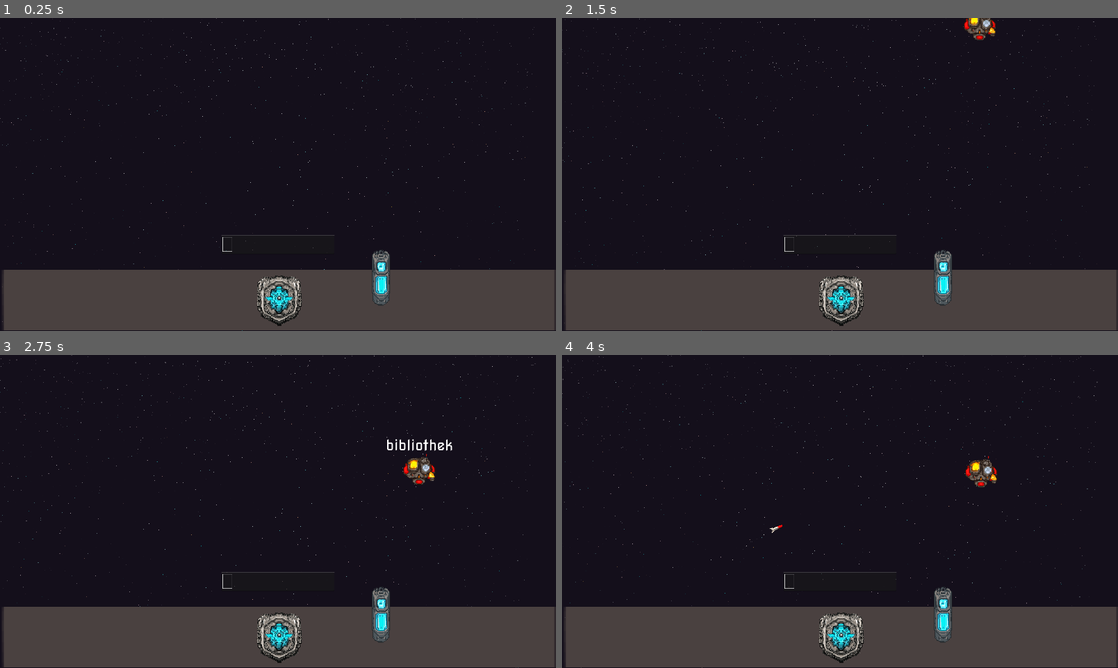
Above: before the commit, frames 1-4 (two rows, left to right).
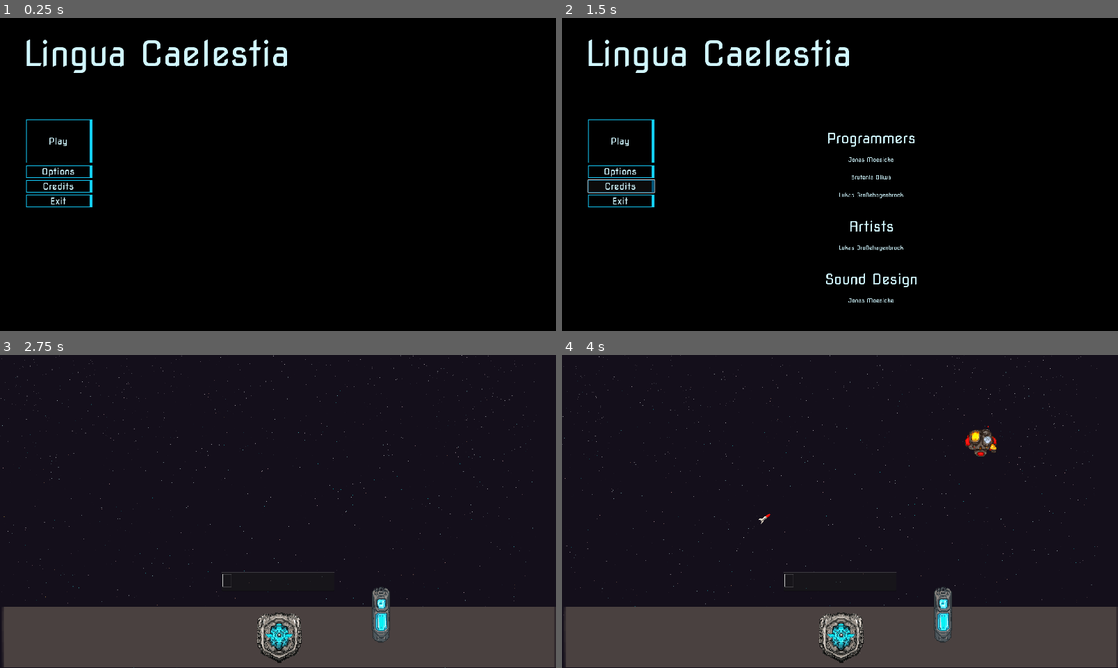
Above: after the commit, the same moments.

Repository: HephaistosForge/LinguaCaelestia
Game: Godot game, scene res://ui/main_menu/main_menu.tscn
Two runs of this game, one before a commit and one after it. Both use one fixed random seed, a clock stepped at 60 frames per second and the inputs below. Before the commit the project starts from res://levels/main.tscn.
Inputs (mouse positions are in pixels of both pictures, inside the frame that each line leads up to):
- Up to frame 1 (0.25 s): no input
- Up to frame 2 (1.5 s): click (623, 171) at 0.5 s, where only the run after the commit has a clickable "Options"; click (623, 187) at 1.25 s, where only the run after the commit has a clickable "Credits"
- Up to frame 3 (2.75 s): click (61, 477) at 2 s, where only the run after the commit has a clickable "Play"
- Up to frame 4 (4 s): click (840, 580) at 2.77 s; type "bibliothek" at 2.85 s

The runs differ from the first frame. In frame 1, 100% of the frame differs, in the area x 0-100%, y 0-100%; in frame 2, 99%; in frame 3, 0.9%; in frame 4, 1.1%.

Commit message:
add main menu add audio manager add theme

Diff:
--- a/IncomingMissileWarning.gd
+++ b/IncomingMissileWarning.gd
@@ -16,8 +16,9 @@
 	tween.set_loops(999)
 
 
-func init(color: Color, text: String, weapon: Node2D, parent: Node2D) -> void:
+func init(language: Language, color: Color, text: String, weapon: Node2D, parent: Node2D) -> void:
 	typed_label.set_text(text)
+	typed_label.set_language(language)
 	icon.modulate = color
 	add_weapon(weapon)
 	typed_label.correctly_typed.connect(parent._on_correctly_typed)
--- /dev/null
+++ b/audio/AudioManager.gd
@@ -0,0 +1,65 @@
+extends Node
+
+const background_music = [
+	]
+
+const alarm = []
+const button_hover = [
+]
+
+const button_click = [
+]
+
+var music_volume = 1
+var sound_volume = 1
+
+@onready var background_player = $BackgroundMusic
+
+
+# Called when the node enters the scene tree for the first time.
+func _ready() -> void:
+	_on_background_music_finished()
+	set_music_volume(music_volume)
+
+# SOUNDS
+
+func play_button_hover():
+	create_sound_player(button_hover.pick_random(), null, false)
+
+func play_button_click():
+	create_sound_player(button_click.pick_random(), null, false)
+
+# HELPER
+
+func create_sound_player(sound, position, modify = true, volume_factor=1):
+	var player
+	if position == null:
+		player = AudioStreamPlayer.new()
+	else:
+		player = AudioStreamPlayer2D.new()
+	get_tree().root.add_child(player)
+	if position:
+		player.global_position = position
+	player.stream = sound
+	player.volume_db = linear_to_db((float(sound_volume*volume_factor)/100.0)*2)
+	player.play()
+	if modify:
+		player.pitch_scale = 1 + randf_range(-0.2, +0.2)
+	player.finished.connect(_on_sound_finished.bind(player))
+
+
+func set_sound_volume(percent:float):
+	sound_volume = percent
+
+
+func set_music_volume(percent:float):
+	music_volume = percent
+	background_player.volume_db = linear_to_db((float(music_volume)/100.0))
+
+
+func _on_background_music_finished() -> void:
+	background_player.stream = background_music.pick_random()
+	background_player.play()
+
+func _on_sound_finished(player) -> void:
+	player.queue_free()
--- /dev/null
+++ b/audio/AudioManager.tscn
@@ -0,0 +1,13 @@
+[gd_scene load_steps=2 format=3 uid="uid://dx1d5an82dwvx"]
+
+[ext_resource type="Script" path="res://audio/AudioManager.gd" id="1_w6s5a"]
+
+[node name="AudioManager" type="Node"]
+script = ExtResource("1_w6s5a")
+
+[node name="BackgroundMusic" type="AudioStreamPlayer" parent="."]
+autoplay = true
+
+[node name="AudioStreamPlayer2D" type="AudioStreamPlayer2D" parent="."]
+
+[connection signal="finished" from="BackgroundMusic" to="." method="_on_background_music_finished"]
--- a/entities/enemies/typed_label.gd
+++ b/entities/enemies/typed_label.gd
@@ -3,6 +3,7 @@
 signal correctly_typed(Node2D)
 
 @export var color: Color = Color.RED
+var language: Language
 
 var map_weird_chars = {
 	"â": "a",
@@ -32,6 +33,10 @@
 func set_color(_color: Color):
 	self.color = _color
 	$Typed.modulate = self.color
+
+
+func set_language(_language: Language):
+	self.language = _language
 
 
 func normalized_string(string: String):
--- a/entities/mothership/ProjectileMarker.gd
+++ b/entities/mothership/ProjectileMarker.gd
@@ -10,11 +10,12 @@
 var shield: Node2D
 
 
-func spawn_shield(color: Color):
-	if shield:
+func spawn_shield(language: Language):
+	if is_instance_valid(shield):
 		shield.queue_free()
 	shield = SHIELD_PREFAB.instantiate()
-	shield.color = color
+	shield.color = language.color
+	shield.language = language
 	self.add_child(shield)
 	shield.position.y -= SHIELD_OFFSET
 
@@ -30,7 +31,7 @@
 	var warning = INCOMING_MISSILE_WARNING_PREFAB.instantiate()
 	impact_warnings[language] = warning
 	add_child(warning)
-	warning.init(language.color, language.shield_words[index], weapon, self)
+	warning.init(language, language.color, language.shield_words[index], weapon, self)
 	refresh_warning_positions()
 	warning.on_dismiss.connect(_on_impact_warning_dismissed)
 
@@ -44,8 +45,12 @@
 		impact_warnings.values()[index].position.y -= (index + 1) * OFFSET
 
 
-func _on_correctly_typed(label):
-	spawn_shield(label.color)
+func _on_correctly_typed(correctly_typed):
+	var language = correctly_typed.language
+	impact_warnings[language].dismiss_warning()
+	impact_warnings.erase(language)
+	spawn_shield(language)
+
 
 
 func _on_impact_warning_dismissed(warning):
--- a/entities/mothership/mothership.gd
+++ b/entities/mothership/mothership.gd
@@ -27,7 +27,3 @@
 func handle_death() -> void:
 	player_death.emit()
 	self.queue_free()
-
-
-func spawn_shield(projectile_target: Node2D):
-	pass
--- a/entities/mothership/mothership.tscn
+++ b/entities/mothership/mothership.tscn
@@ -42,9 +42,6 @@
 
 [node name="ProjectileTargets" type="Node2D" parent="."]
 
-[node name="Marker2D" type="Marker2D" parent="ProjectileTargets"]
-script = ExtResource("7_ymlm2")
-
 [node name="Marker2D2" type="Marker2D" parent="ProjectileTargets"]
 position = Vector2(353, 0)
 script = ExtResource("7_ymlm2")
--- a/project.godot
+++ b/project.godot
@@ -11,7 +11,7 @@
 [application]
 
 config/name="Fischbrotjam 2024"
-run/main_scene="res://levels/main.tscn"
+run/main_scene="res://ui/main_menu/main_menu.tscn"
 config/features=PackedStringArray("4.2", "GL Compatibility")
 boot_splash/bg_color=Color(0.0784314, 0.0588235, 0.105882, 1)
 config/icon="res://icon.svg"
@@ -19,6 +19,7 @@
 [autoload]
 
 Lang="*res://globals/languages.gd"
+AudioManager="*res://audio/AudioManager.tscn"
 
 [display]
 
--- /dev/null
+++ b/ui/main_menu/credits/Credits.gd
@@ -0,0 +1,81 @@
+extends Control
+
+const bold = preload("res://ui/fonts/NovaSquare-Regular.ttf")
+const light = preload("res://ui/fonts/NovaSquare-Regular.ttf")
+const regular = preload("res://ui/fonts/NovaSquare-Regular.ttf")
+
+
+var music = ["Music",
+["Paradox by | e s c p | https://escp-music.bandcamp.com", "Music promoted by https://www.free-stock-music.com", "Creative Commons / Attribution 4.0 International (CC BY 4.0) https://creativecommons.org/licenses/by/4.0/"]
+]
+
+var shader = ["Shaders",
+["Space Background Shader", "Star Nest by ColorauGuiyino\nhttps://godotshaders.com/shader/star-nest/", "MIT License"],
+["Solar Flare Shader", "God Rays by pend00\nhttps://godotshaders.com/shader/god-rays/", "CC0 License"],
+["Ship Shield Shader", "Radial plasma shield segment\nhttps://godotshaders.com/shader/radial-plasma-shield/", "CC0 License"]
+]
+
+var sound = ["Sound Design",
+["Jonas Moesicke",null, null]
+]
+
+var art = ["Artists",
+["Lukas Großehagenbrock",null, null],
+]
+
+var programing = ["Programmers",
+["Jonas Moesicke",null, null],
+["Brutenis Gliwa",null, null],
+["Lukas Großehagenbrock",null, null]
+]
+
+
+var thanks = ["Thanks for Playing!"]
+
+var licensing = ["",
+	[
+		"Deep In Space\n A game by Hephaistos' Forge","2024","MIT License"
+	]
+]
+
+# Called when the node enters the scene tree for the first time.
+func _ready() -> void:
+	create_credits()
+
+
+func create_credits():
+	for section in [programing, art, sound, music, thanks, licensing]:
+		var section_container = VBoxContainer.new()
+		section_container.add_theme_constant_override("separation", 0)
+		var section_header = Label.new()
+		format_label(section_header, bold, 50)
+		section_header.text = section.pop_front()
+
+		self.add_child(section_header)
+		for item in section:
+			var item_container = VBoxContainer.new()
+			item_container.add_theme_constant_override("separation", 2)
+
+			var name_label = Label.new()
+			var author = Label.new()
+			var license = Label.new()
+
+			name_label.text = item[0] if item[0] != null else ""
+			author.text = item[1] if item[1] != null else ""
+			license.text = "licensed under " + item[2] if item[2] != null else ""
+
+			format_label(name_label, regular, 20)
+			format_label(author, regular, 15)
+			format_label(license, light, 10)
+
+			item_container.add_child(name_label)
+			item_container.add_child(author)
+			item_container.add_child(license)
+			section_container.add_child(item_container)
+		self.add_child(section_container)
+
+
+func format_label(label, font, font_size, alignment = HORIZONTAL_ALIGNMENT_CENTER):
+	label.horizontal_alignment = alignment
+	label.add_theme_font_override("font", font)
+	label.add_theme_font_size_override("font_size", font_size)
--- /dev/null
+++ b/ui/main_menu/credits/Credits.tscn
@@ -0,0 +1,17 @@
+[gd_scene load_steps=2 format=3 uid="uid://t2fq0e5biqhp"]
+
+[ext_resource type="Script" path="res://ui/main_menu/credits/Credits.gd" id="1_3x0is"]
+
+[node name="Credits" type="VBoxContainer"]
+anchors_preset = 15
+anchor_right = 1.0
+anchor_bottom = 1.0
+grow_horizontal = 2
+grow_vertical = 2
+theme_override_constants/separation = 30
+script = ExtResource("1_3x0is")
+
+[node name="ColorRect" type="ColorRect" parent="."]
+custom_minimum_size = Vector2(10, 150)
+layout_mode = 2
+color = Color(1, 1, 1, 0)
--- /dev/null
+++ b/ui/main_menu/main_menu.gd
@@ -0,0 +1,72 @@
+extends Control
+
+const CREDITS_PREFAB = preload("res://ui/main_menu/credits/Credits.tscn")
+const OPTIONS_PREFAB = preload("res://ui/main_menu/options/options.tscn")
+
+enum display_types {
+	OPTIONS,
+	CREDITS,
+	MULTIPLAYER,
+	MULTIPLAYER_LOBBY
+}
+
+var max_parallax = 20000
+var currently_displayed = null
+var currently_displayed_type = null
+var target: Vector2 = Vector2.ZERO
+var curr: Vector2 = Vector2.ZERO
+var speed = 20
+
+
+func _ready() -> void:
+	target = get_random_target()
+
+func _process(delta: float) -> void:
+	curr += curr.direction_to(target).normalized() * delta * speed
+	if curr.distance_to(target) <= 20:
+		target = get_random_target()
+
+	if currently_displayed == null:
+		return
+	if currently_displayed_type == display_types.CREDITS:
+		currently_displayed.position.y -= 30 * delta
+
+func get_random_target():
+	return Vector2(randi_range(-max_parallax, max_parallax), randi_range(-max_parallax, max_parallax))
+
+
+func _on_play_pressed() -> void:
+	_on_button_click()
+	get_tree().change_scene_to_file("res://levels/main.tscn")
+
+
+func _on_options_pressed() -> void:
+	if currently_displayed != null:
+		currently_displayed.queue_free()
+	var options = OPTIONS_PREFAB.instantiate()
+	$MarginContainer/VBoxContainer.add_child(options)
+	currently_displayed = options
+	currently_displayed_type = display_types.OPTIONS
+	_on_button_click()
+
+
+func _on_credits_pressed() -> void:
+	if currently_displayed != null:
+		currently_displayed.queue_free()
+	var credits = CREDITS_PREFAB.instantiate()
+	$MarginContainer/VBoxContainer.add_child(credits)
+	currently_displayed = credits
+	currently_displayed_type = display_types.CREDITS
+	_on_button_click()
+
+
+func _on_exit_pressed() -> void:
+	_on_button_click()
+	get_tree().quit()
+
+
+func _on_button_hover() -> void:
+	AudioManager.play_button_hover()
+
+func _on_button_click() -> void:
+	AudioManager.play_button_click()
--- /dev/null
+++ b/ui/main_menu/main_menu.tscn
@@ -0,0 +1,124 @@
+[gd_scene load_steps=3 format=3 uid="uid://co1vd8dbimgqj"]
+
+[ext_resource type="Theme" uid="uid://dyt6gjv55e2dy" path="res://ui/main_menu/menu_theme.tres" id="1_lfw8c"]
+[ext_resource type="Script" path="res://ui/main_menu/main_menu.gd" id="2_va1mr"]
+
+[node name="MainMenu" type="Control" groups=["main_menu"]]
+layout_mode = 3
+anchors_preset = 15
+anchor_right = 1.0
+anchor_bottom = 1.0
+grow_horizontal = 2
+grow_vertical = 2
+theme = ExtResource("1_lfw8c")
+script = ExtResource("2_va1mr")
+
+[node name="ColorRect" type="ColorRect" parent="."]
+z_index = -2
+layout_mode = 1
+anchors_preset = 15
+anchor_right = 1.0
+anchor_bottom = 1.0
+grow_horizontal = 2
+grow_vertical = 2
+color = Color(0, 0, 0, 1)
+
+[node name="ColorRect2" type="ColorRect" parent="."]
+z_index = 2
+layout_mode = 1
+anchors_preset = 15
+anchor_right = 1.0
+anchor_bottom = 1.0
+offset_bottom = -820.0
+grow_horizontal = 2
+grow_vertical = 2
+color = Color(1, 1, 1, 0)
+
+[node name="ColorRect3" type="ColorRect" parent="."]
+z_index = 2
+layout_mode = 1
+anchors_preset = 15
+anchor_right = 1.0
+anchor_bottom = 1.0
+offset_top = 1042.0
+offset_bottom = 1.0
+grow_horizontal = 2
+grow_vertical = 2
+color = Color(0, 0, 0, 1)
+
+[node name="VBoxContainer2" type="VBoxContainer" parent="."]
+layout_mode = 1
+anchors_preset = 15
+anchor_right = 1.0
+anchor_bottom = 1.0
+grow_horizontal = 2
+grow_vertical = 2
+
+[node name="MarginContainer" type="MarginContainer" parent="VBoxContainer2"]
+layout_mode = 2
+theme_override_constants/margin_left = 80
+theme_override_constants/margin_top = 50
+
+[node name="Label" type="Label" parent="VBoxContainer2/MarginContainer"]
+z_index = 3
+layout_mode = 2
+theme_override_font_sizes/font_size = 120
+text = "Lingua Caelestia"
+
+[node name="HBoxContainer" type="HBoxContainer" parent="VBoxContainer2"]
+layout_mode = 2
+size_flags_vertical = 3
+
+[node name="MarginContainer2" type="MarginContainer" parent="VBoxContainer2/HBoxContainer"]
+layout_mode = 2
+theme_override_constants/margin_left = 90
+theme_override_constants/margin_top = 150
+
+[node name="VBoxContainer" type="VBoxContainer" parent="VBoxContainer2/HBoxContainer/MarginContainer2"]
+custom_minimum_size = Vector2(230, 0)
+layout_mode = 2
+size_flags_horizontal = 0
+theme_override_constants/separation = 8
+
+[node name="Play" type="Button" parent="VBoxContainer2/HBoxContainer/MarginContainer2/VBoxContainer"]
+custom_minimum_size = Vector2(0, 150)
+layout_mode = 2
+text = "Play"
+
+[node name="Options" type="Button" parent="VBoxContainer2/HBoxContainer/MarginContainer2/VBoxContainer"]
+layout_mode = 2
+text = "Options"
+
+[node name="Credits" type="Button" parent="VBoxContainer2/HBoxContainer/MarginContainer2/VBoxContainer"]
+layout_mode = 2
+text = "Credits"
+
+[node name="Exit" type="Button" parent="VBoxContainer2/HBoxContainer/MarginContainer2/VBoxContainer"]
+layout_mode = 2
+text = "Exit"
+
+[node name="MarginContainer" type="MarginContainer" parent="."]
+clip_contents = true
+layout_mode = 2
+offset_left = 294.0
+offset_top = 210.0
+offset_right = 1863.0
+offset_bottom = 1033.0
+size_flags_horizontal = 3
+theme_override_constants/margin_left = 60
+theme_override_constants/margin_right = 80
+theme_override_constants/margin_bottom = 80
+
+[node name="VBoxContainer" type="CenterContainer" parent="MarginContainer"]
+z_index = 1
+layout_mode = 2
+size_flags_horizontal = 3
+
+[connection signal="mouse_entered" from="VBoxContainer2/HBoxContainer/MarginContainer2/VBoxContainer/Play" to="." method="_on_button_hover"]
+[connection signal="pressed" from="VBoxContainer2/HBoxContainer/MarginContainer2/VBoxContainer/Play" to="." method="_on_play_pressed"]
+[connection signal="mouse_entered" from="VBoxContainer2/HBoxContainer/MarginContainer2/VBoxContainer/Options" to="." method="_on_button_hover"]
+[connection signal="pressed" from="VBoxContainer2/HBoxContainer/MarginContainer2/VBoxContainer/Options" to="." method="_on_options_pressed"]
+[connection signal="mouse_entered" from="VBoxContainer2/HBoxContainer/MarginContainer2/VBoxContainer/Credits" to="." method="_on_button_hover"]
+[connection signal="pressed" from="VBoxContainer2/HBoxContainer/MarginContainer2/VBoxContainer/Credits" to="." method="_on_credits_pressed"]
+[connection signal="mouse_entered" from="VBoxContainer2/HBoxContainer/MarginContainer2/VBoxContainer/Exit" to="." method="_on_button_hover"]
+[connection signal="pressed" from="VBoxContainer2/HBoxContainer/MarginContainer2/VBoxContainer/Exit" to="." method="_on_exit_pressed"]
--- /dev/null
+++ b/ui/main_menu/menu_theme.tres
@@ -0,0 +1,128 @@
+[gd_resource type="Theme" load_steps=16 format=3 uid="uid://dyt6gjv55e2dy"]
+
+[ext_resource type="FontFile" uid="uid://durggn5l07xfn" path="res://ui/fonts/NovaSquare-Regular.ttf" id="1_gxruy"]
+
+[sub_resource type="StyleBoxFlat" id="StyleBoxFlat_yrrb4"]
+bg_color = Color(0.6, 0.6, 0.6, 0)
+border_width_left = 2
+border_width_top = 2
+border_width_right = 10
+border_width_bottom = 2
+border_color = Color(0.105882, 0.243137, 0.486275, 1)
+
+[sub_resource type="StyleBoxFlat" id="StyleBoxFlat_xc5rd"]
+bg_color = Color(0.870588, 0.870588, 0.870588, 0.054902)
+border_width_left = 2
+border_width_top = 2
+border_width_right = 10
+border_width_bottom = 2
+border_color = Color(0, 0.337255, 0.470588, 1)
+
+[sub_resource type="StyleBoxFlat" id="StyleBoxFlat_ndexh"]
+bg_color = Color(0, 0, 0, 0)
+border_width_left = 2
+border_width_top = 2
+border_width_right = 10
+border_width_bottom = 2
+border_color = Color(0.0784314, 0.811765, 1, 1)
+
+[sub_resource type="StyleBoxFlat" id="StyleBoxFlat_hktmd"]
+bg_color = Color(0.870588, 0.870588, 0.870588, 0.054902)
+border_width_left = 2
+border_width_top = 2
+border_width_right = 10
+border_width_bottom = 2
+border_color = Color(0, 0.337255, 0.470588, 1)
+
+[sub_resource type="StyleBoxFlat" id="StyleBoxFlat_0ilei"]
+bg_color = Color(0.870588, 0.870588, 0.870588, 0.054902)
+border_width_left = 2
+border_width_top = 2
+border_width_right = 10
+border_width_bottom = 2
+border_color = Color(0, 0.337255, 0.470588, 1)
+
+[sub_resource type="StyleBoxFlat" id="StyleBoxFlat_3sq7x"]
+bg_color = Color(0, 0, 0, 0)
+border_width_left = 2
+border_width_top = 2
+border_width_right = 10
+border_width_bottom = 2
+border_color = Color(0.0793812, 0.813588, 1, 1)
+
+[sub_resource type="StyleBoxFlat" id="StyleBoxFlat_a5y5d"]
+bg_color = Color(0, 0, 0, 0)
+border_width_left = 2
+border_width_top = 2
+border_width_right = 10
+border_width_bottom = 2
+border_color = Color(0.0793812, 0.813588, 1, 1)
+
+[sub_resource type="StyleBoxLine" id="StyleBoxLine_ru043"]
+color = Color(0.819608, 0.968627, 1, 1)
+
+[sub_resource type="StyleBoxFlat" id="StyleBoxFlat_gju7g"]
+bg_color = Color(0, 0, 0, 0)
+border_width_left = 2
+border_width_top = 2
+border_width_right = 10
+border_width_bottom = 2
+border_color = Color(0, 0, 0, 1)
+
+[sub_resource type="StyleBoxFlat" id="StyleBoxFlat_8ug8w"]
+bg_color = Color(0, 0, 0, 1)
+
+[sub_resource type="StyleBoxFlat" id="StyleBoxFlat_yc4rx"]
+bg_color = Color(0, 0, 0, 0)
+border_width_left = 2
+border_width_top = 2
+border_width_right = 10
+border_width_bottom = 2
+border_color = Color(0.0793812, 0.813588, 1, 1)
+expand_margin_left = 1.0
+expand_margin_top = 1.0
+expand_margin_bottom = 1.0
+
+[sub_resource type="StyleBoxFlat" id="StyleBoxFlat_5m6ed"]
+bg_color = Color(0.00392157, 0.00392157, 0.168627, 1)
+border_width_bottom = 1
+border_color = Color(0.0793812, 0.813588, 1, 1)
+
+[sub_resource type="StyleBoxFlat" id="StyleBoxFlat_yhfqt"]
+bg_color = Color(0.00392157, 0.00392157, 0.168627, 1)
+
+[sub_resource type="StyleBoxFlat" id="StyleBoxFlat_76blc"]
+bg_color = Color(0.00392157, 0.00392157, 0.168627, 1)
+corner_radius_top_left = 8
+corner_radius_top_right = 8
+corner_radius_bottom_right = 8
+corner_radius_bottom_left = 8
+
+[resource]
+Button/colors/font_color = Color(0.819608, 0.968627, 1, 1)
+Button/colors/font_hover_color = Color(0.819608, 0.968627, 1, 1)
+Button/font_sizes/font_size = 32
+Button/fonts/font = ExtResource("1_gxruy")
+Button/styles/disabled = SubResource("StyleBoxFlat_yrrb4")
+Button/styles/hover = SubResource("StyleBoxFlat_xc5rd")
+Button/styles/normal = SubResource("StyleBoxFlat_ndexh")
+CheckBox/styles/disabled = null
+CheckBox/styles/focus = null
+CheckBox/styles/hover = SubResource("StyleBoxFlat_hktmd")
+CheckBox/styles/hover_pressed = SubResource("StyleBoxFlat_0ilei")
+CheckBox/styles/normal = SubResource("StyleBoxFlat_3sq7x")
+CheckBox/styles/pressed = SubResource("StyleBoxFlat_a5y5d")
+HSeparator/styles/separator = SubResource("StyleBoxLine_ru043")
+HSlider/styles/grabber_area = SubResource("StyleBoxFlat_gju7g")
+HSlider/styles/grabber_area_highlight = SubResource("StyleBoxFlat_8ug8w")
+HSlider/styles/slider = SubResource("StyleBoxFlat_yc4rx")
+Label/colors/font_color = Color(0.819608, 0.968627, 1, 1)
+Label/font_sizes/font_size = 20
+Label/fonts/font = ExtResource("1_gxruy")
+LineEdit/fonts/font = null
+LineEdit/styles/normal = SubResource("StyleBoxFlat_5m6ed")
+Panel/styles/panel = SubResource("StyleBoxFlat_yhfqt")
+PanelContainer/styles/panel = SubResource("StyleBoxFlat_76blc")
+RichTextLabel/colors/default_color = Color(0.819608, 0.968627, 1, 1)
+RichTextLabel/fonts/bold_font = null
+RichTextLabel/fonts/normal_font = null
--- /dev/null
+++ b/ui/main_menu/options/options.gd
@@ -0,0 +1,43 @@
+extends VBoxContainer
+
+@onready var music_slide = $Musik/CenterContainer2/Music_Slide
+@onready var music_val = $Musik/MusicVal
+@onready var sound_slide = $Sound/CenterContainer/Sound_Slide
+@onready var sound_val = $Sound/SoundVal
+@onready var check_box = $TutorialCheck/CheckBox
+
+
+func _ready() -> void:
+	music_slide.value = get_music_volume()
+	sound_slide.value = get_sound_volume()
+
+
+func get_music_volume():
+	return AudioManager.music_volume
+
+
+func set_music_volume(value):
+	AudioManager.set_music_volume(value)
+
+
+func get_sound_volume():
+	return AudioManager.sound_volume
+
+
+func set_sound_volume(value):
+	AudioManager.set_sound_volume(value)
+
+
+func _on_sound_slide_value_changed(value: float) -> void:
+	sound_val.text = str(value)
+	set_sound_volume(value)
+
+
+func _on_music_slide_value_changed(value: float) -> void:
+	music_val.text = str(value)
+	set_music_volume(value)
+
+
+func _on_sound_slide_drag_ended(_value_changed: bool) -> void:
+	pass
+	#AudioManager.play_attach_velocity_block(null)
--- /dev/null
+++ b/ui/main_menu/options/options.tscn
@@ -0,0 +1,63 @@
+[gd_scene load_steps=3 format=3 uid="uid://bm05tr65hiukv"]
+
+[ext_resource type="Theme" uid="uid://dyt6gjv55e2dy" path="res://ui/main_menu/menu_theme.tres" id="1_ihvt1"]
+[ext_resource type="Script" path="res://ui/main_menu/options/options.gd" id="2_fqv7p"]
+
+[node name="Options" type="VBoxContainer"]
+offset_right = 616.0
+offset_bottom = 56.0
+size_flags_horizontal = 8
+theme = ExtResource("1_ihvt1")
+script = ExtResource("2_fqv7p")
+
+[node name="Musik" type="HBoxContainer" parent="."]
+layout_mode = 2
+theme_override_constants/separation = 10
+alignment = 2
+
+[node name="Label" type="Label" parent="Musik"]
+layout_mode = 2
+text = "Music Volume"
+
+[node name="CenterContainer2" type="CenterContainer" parent="Musik"]
+layout_mode = 2
+
+[node name="Music_Slide" type="HSlider" parent="Musik/CenterContainer2"]
+custom_minimum_size = Vector2(400, 0)
+layout_mode = 2
+value = 100.0
+ticks_on_borders = true
+
+[node name="MusicVal" type="Label" parent="Musik"]
+custom_minimum_size = Vector2(40, 0)
+layout_mode = 2
+text = "100"
+horizontal_alignment = 1
+
+[node name="Sound" type="HBoxContainer" parent="."]
+layout_mode = 2
+theme_override_constants/separation = 10
+alignment = 2
+
+[node name="Label" type="Label" parent="Sound"]
+layout_mode = 2
+text = "Sound Effects Volume"
+
+[node name="CenterContainer" type="CenterContainer" parent="Sound"]
+layout_mode = 2
+
+[node name="Sound_Slide" type="HSlider" parent="Sound/CenterContainer"]
+custom_minimum_size = Vector2(400, 0)
+layout_mode = 2
+value = 100.0
+ticks_on_borders = true
+
+[node name="SoundVal" type="Label" parent="Sound"]
+custom_minimum_size = Vector2(40, 0)
+layout_mode = 2
+text = "100"
+horizontal_alignment = 1
+
+[connection signal="value_changed" from="Musik/CenterContainer2/Music_Slide" to="." method="_on_music_slide_value_changed"]
+[connection signal="drag_ended" from="Sound/CenterContainer/Sound_Slide" to="." method="_on_sound_slide_drag_ended"]
+[connection signal="value_changed" from="Sound/CenterContainer/Sound_Slide" to="." method="_on_sound_slide_value_changed"]
--- a/ui/theme.tres
+++ b/ui/theme.tres
@@ -1,3 +1,7 @@
-[gd_resource type="Theme" format=3 uid="uid://c482k53sm2txa"]
+[gd_resource type="Theme" load_steps=2 format=3 uid="uid://c482k53sm2txa"]
+
+[ext_resource type="FontFile" uid="uid://durggn5l07xfn" path="res://ui/fonts/NovaSquare-Regular.ttf" id="1_y08l4"]
 
 [resource]
+default_font = ExtResource("1_y08l4")
+Label/fonts/font = ExtResource("1_y08l4")
